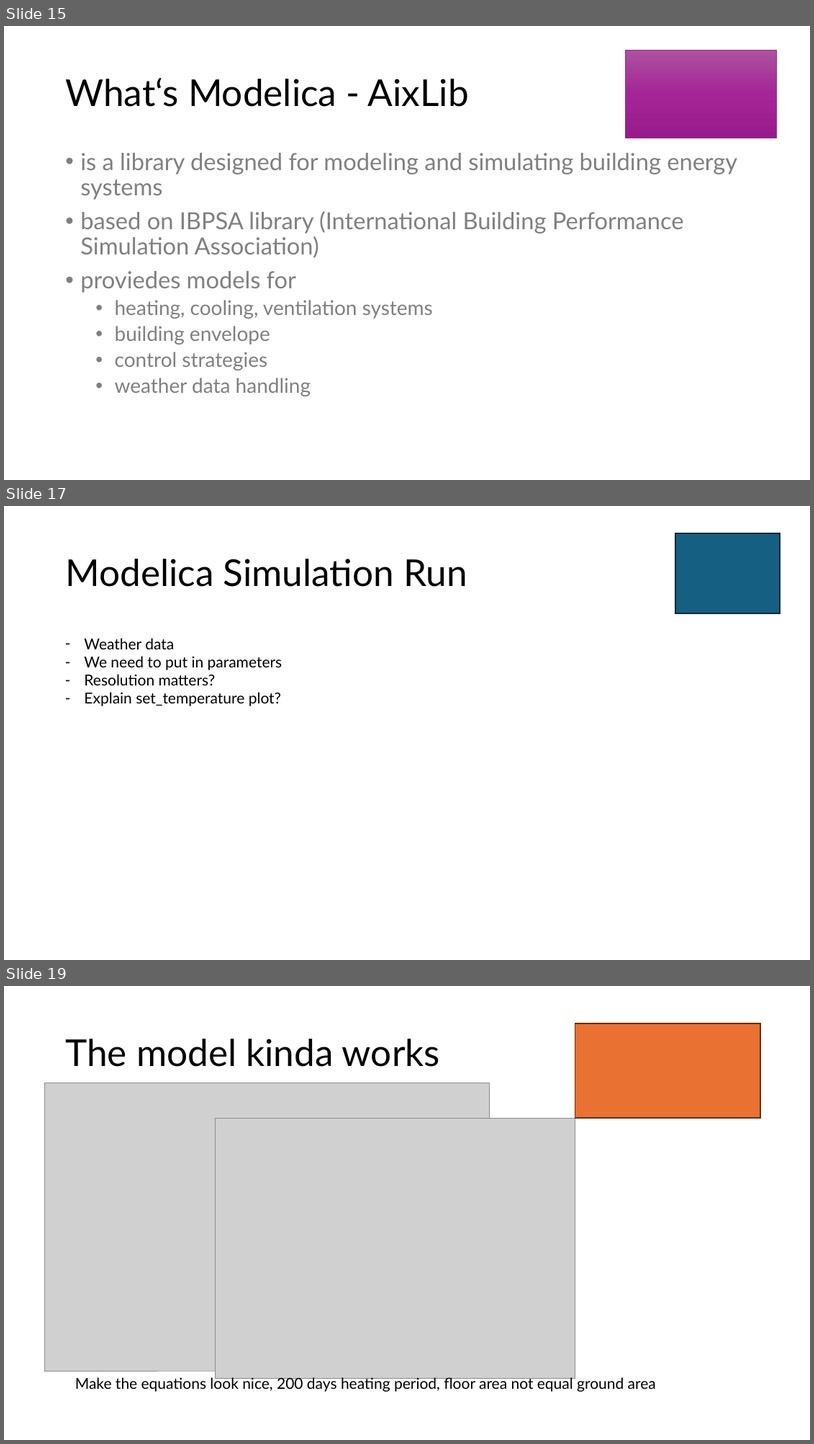
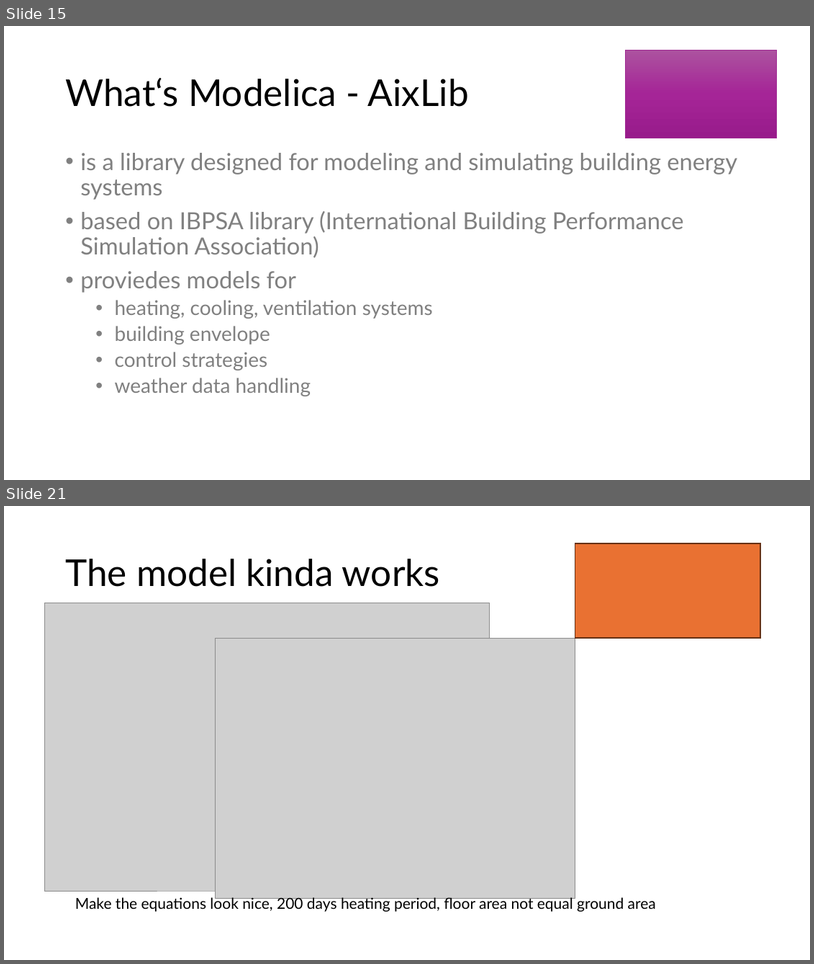
Before and after one commit to eyjomoin/Modeling-buildings-and-their-heating-systems, a slide deck: presentation/heat.pptx. Shown one above the other, each under a label of ours: slides 15, 17 and 19 before the commit, slides 15 and 21 after it; the slides between them are not shown. The pictures are 814x1444 and 814x964 pixels, drawn with LibreOffice and Linux fonts; fonts in the diff are those of the drawing; grey boxes stand for pictures. Boxes give left, top, right and bottom in pixels: in the first picture for what was removed or moved away, otherwise in the second. Text is boxed around its words. In the diff, an @@ line names an element or a change of style, - is before the commit and + after.

```diff
--- a/presentation/heat.pptx
+++ b/presentation/heat.pptx
@@ slide 17 removed at <box>4,506,810,960</box>, background #FFFFFF @@
@@ rectangle removed at <box>676,534,780,613</box> @@
@@ title removed at <box>65,559,467,587</box> @@
-Modelica Simulation Run
@@ text removed at <box>84,638,283,706</box> @@
-– Weather data
-– We need to put in parameters
-– Resolution matters?
-– Explain set_temperature plot?
@@ what was slide 19 is now slide 21 @@
```
Also in this commit, not shown: 3 slides changed, 5 slides added, 1 other slide removed, 3 other files.
